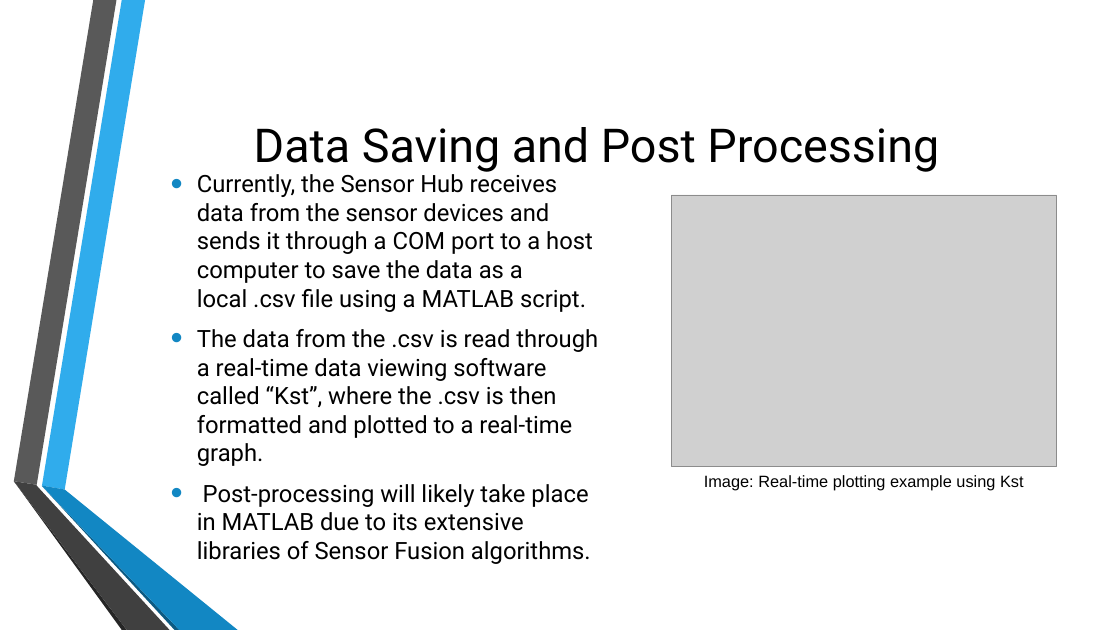
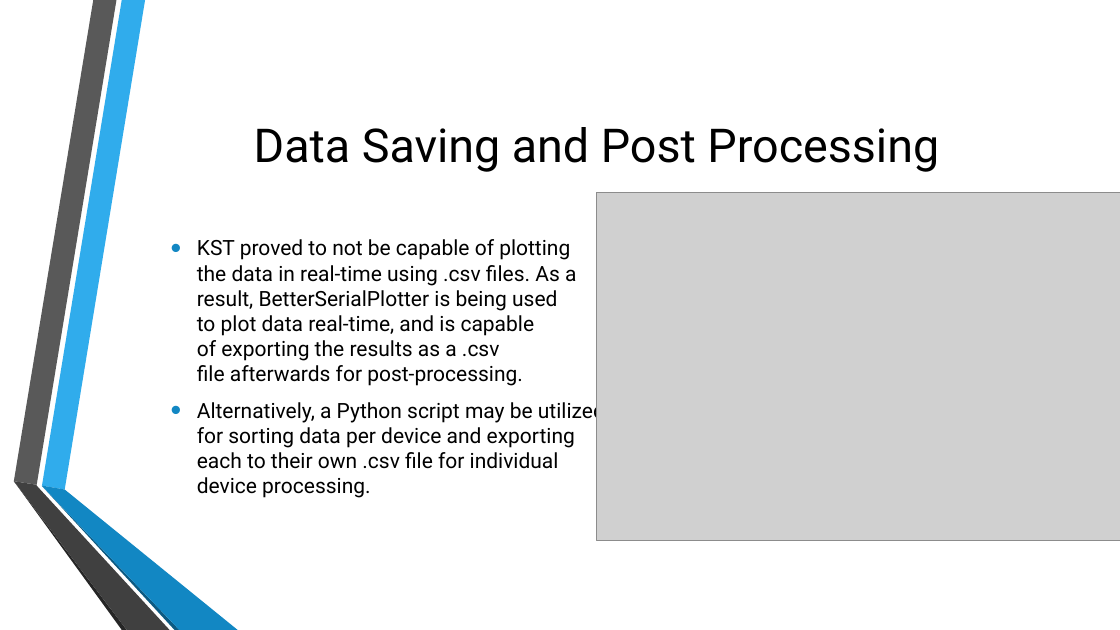
Before and after one commit to kyobg/HOOF-IMU, a slide deck: slide 2 of SDP_Summer_Progress.pptx (slide 14 before the commit). Drawn at 1120x630 pixels with LibreOffice and Linux fonts; fonts in the diff are those of the drawing; grey boxes stand for pictures; background and template pictures are left out. Boxes give left, top, right and bottom in pixels: in the first picture for what was removed or moved away, otherwise in the second. Text is boxed around its words. In the diff, an @@ line names an element or a change of style, - is before the commit and + after.

Commit message:
added new data file and added updated presentation

```diff
--- a/SDP_Summer_Progress.pptx
+++ b/SDP_Summer_Progress.pptx
@@ picture: place and size @@
-picture at <box>671,195,1057,466</box>
+picture at <box>597,192,1120,541</box>
@@ text at <box>197,239,605,498</box>: text changed; size 20.4 to 18 pt @@
-• Currently, the Sensor Hub receives data from the sensor devices and sends it through a COM port to a host computer to save the data as a local .csv file using a MATLAB script.
-• The data from the .csv is read through a real-time data viewing software called “Kst”, where the .csv is then formatted and plotted to a real-time graph.
-• Post-processing will likely take place in MATLAB due to its extensive libraries of Sensor Fusion algorithms.
+• KST proved to not be capable of plotting the data in real-time using .csv files. As a result, BetterSerialPlotter is being used to plot data real-time, and is capable of exporting the results as a .csv file afterwards for post-processing.
+• Alternatively, a Python script may be utilized for sorting data per device and exporting each to their own .csv file for individual device processing.
@@ text removed at <box>704,475,1024,490</box> @@
-Image: Real-time plotting example using Kst
```
Also in this commit, not shown: 5 slides added, 16 slides removed, 5 other files.
